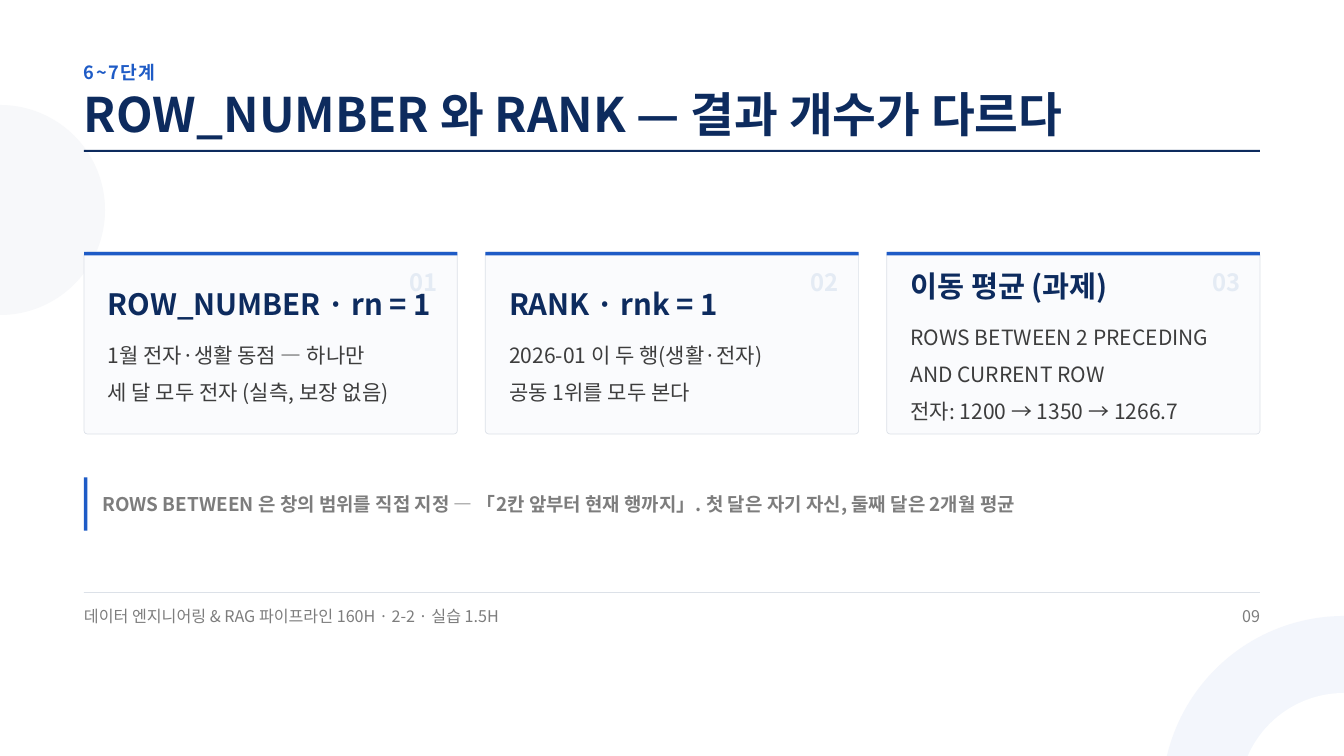
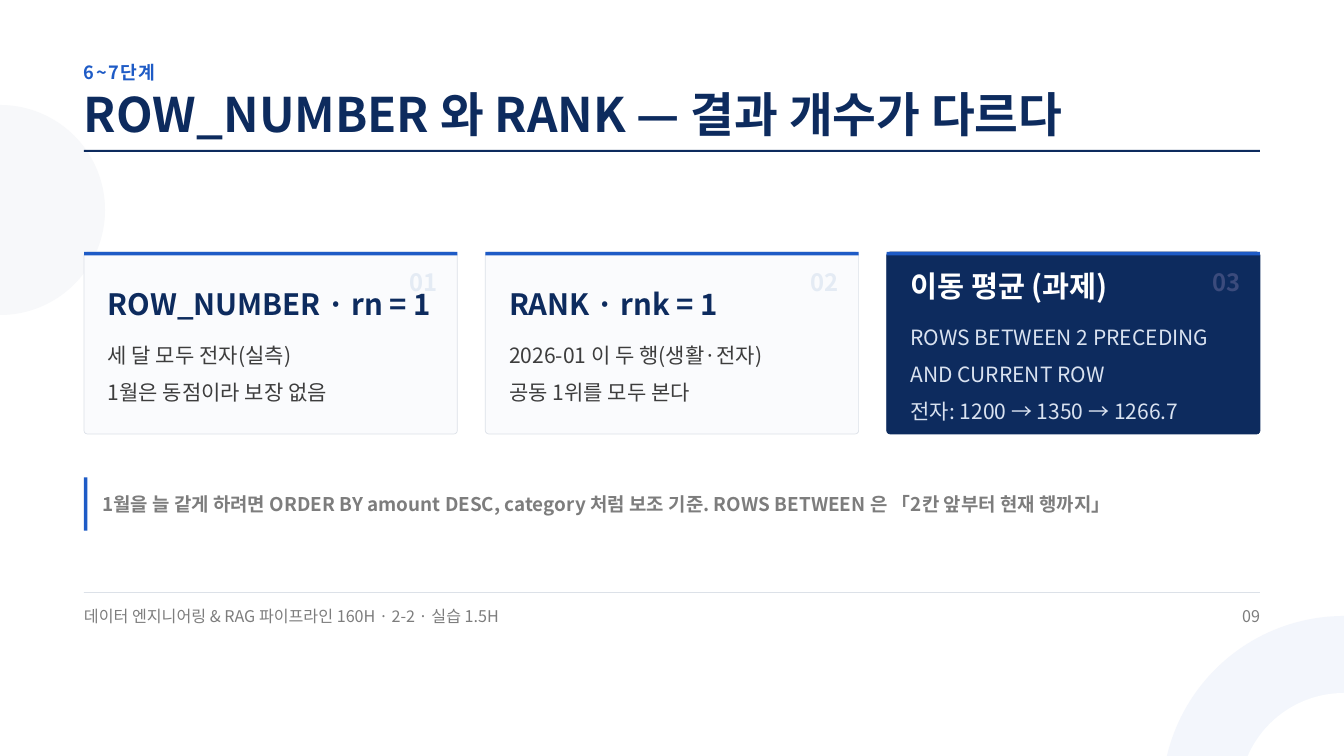
Before and after one commit to aebonlee/materials, a slide deck: slide 9 of data-eng/decks/w2d2s3.pptx. Drawn at 1344x756 pixels with LibreOffice and Linux fonts; fonts in the diff are those of the drawing. Boxes give left, top, right and bottom in pixels: in the first picture for what was removed or moved away, otherwise in the second. Text is boxed around its words. In the diff, an @@ line names an element or a change of style, - is before the commit and + after.

```diff
--- a/data-eng/decks/w2d2s3.pptx
+++ b/data-eng/decks/w2d2s3.pptx
@@ rounded rectangle at box(886, 252, 1260, 434): fill #FAFBFD to #0D2B5E; outline #DCE1E8 0.75 pt to #0D2B5E 0.75 pt @@
@@ text "이동 평균 (과제)" at box(910, 272, 1208, 421): text colour #0D2B5E to #FFFFFF in "이동 평균 (과제)"; text colour #3D3D3D to #D9E2F0 in "ROWS BETWEEN 2 PRECEDING AND CURRENT ROW", "전자: 1200 → 1350 → 1266.7" @@
@@ text added at box(1212, 273, 1240, 291), 25.5 pt, text #3B4B7C, bold @@
+03
@@ text at box(108, 345, 327, 402): text changed @@
-1월 전자·생활 동점 — 하나만
-세 달 모두 전자 (실측, 보장 없음)
+세 달 모두 전자(실측)
+1월은 동점이라 보장 없음
@@ text at box(102, 495, 1110, 516): text changed @@
-ROWS BETWEEN 은 창의 범위를 직접 지정 — 「2칸 앞부터 현재 행까지」. 첫 달은 자기 자신, 둘째 달은 2개월 평균
+1월을 늘 같게 하려면 ORDER BY amount DESC, category 처럼 보조 기준. ROWS BETWEEN 은 「2칸 앞부터 현재 행까지」
```
Also in this commit, not shown: 4 other slides changed, 9 other files.
